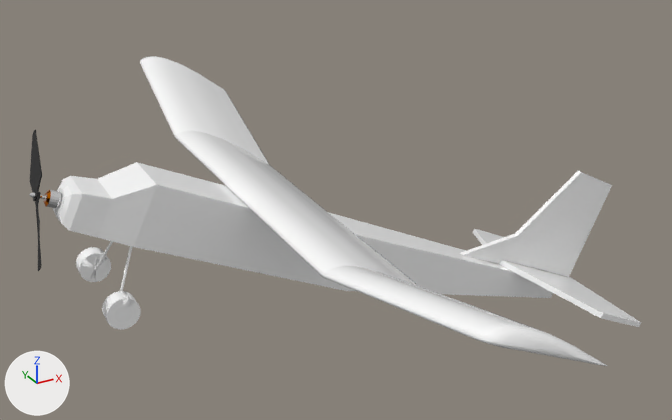
Two versions of the OBJ model models/plane.obj, one commit apart.
Both versions are drawn from a camera (50 mm lens) standing at (-0.708, -1.264, 0.715) and looking at (0.006, 0.034, 0.066). Lighting does not change. The marker at lower left points along +X, +Y and +Z. The first picture is the older version. Where no turn or scale is listed for an object, it has been applied to the vertices.

Names of what the first picture shows: 'Rear_wheels2.001', 'Rudder2.001', 'Wing2.001', 'body2.001', 'elevator2.001', 'prop_10inch.002' and 1 more.
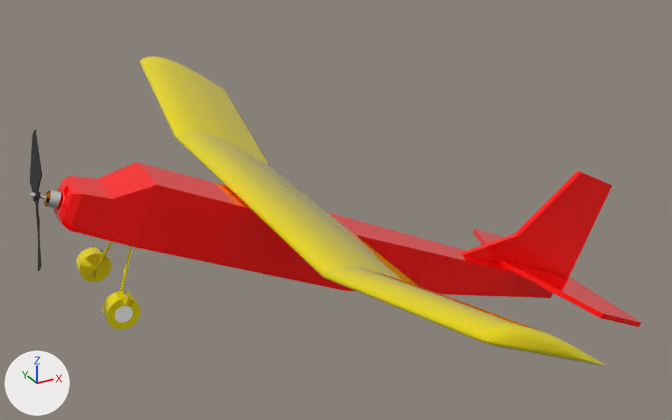
Changed parts and their boxes [x1, y1, x2, y2] in the pictures (672 x 420 px):
'body2.001', recoloured (white to red): [52, 162, 553, 298] in both
'Wing2.001', recoloured (white to yellow): [140, 56, 607, 366] in both
'Rudder2.001', recoloured (white to red): [460, 171, 612, 277] in both
'elevator2.001', recoloured (white to red): [473, 229, 641, 327] in both
'Rear_wheels2.001', recoloured (white to yellow): [76, 241, 141, 330] in both

The change, as a list of edits to the scene's bpy script:
```text
Change mat_styrofoam_001:
    mat_styrofoam_001.base_color: (0.976, 0.976, 0.976) -> (1.0, 0.0, 0.0)  # white #fcfcfc -> red #ff0000
Change mat_gls:
    mat_gls.base_color: (1.0, 1.0, 1.0) -> (0.8, 0.663, 0.0)  # white #ffffff -> yellow #e7d500
```
